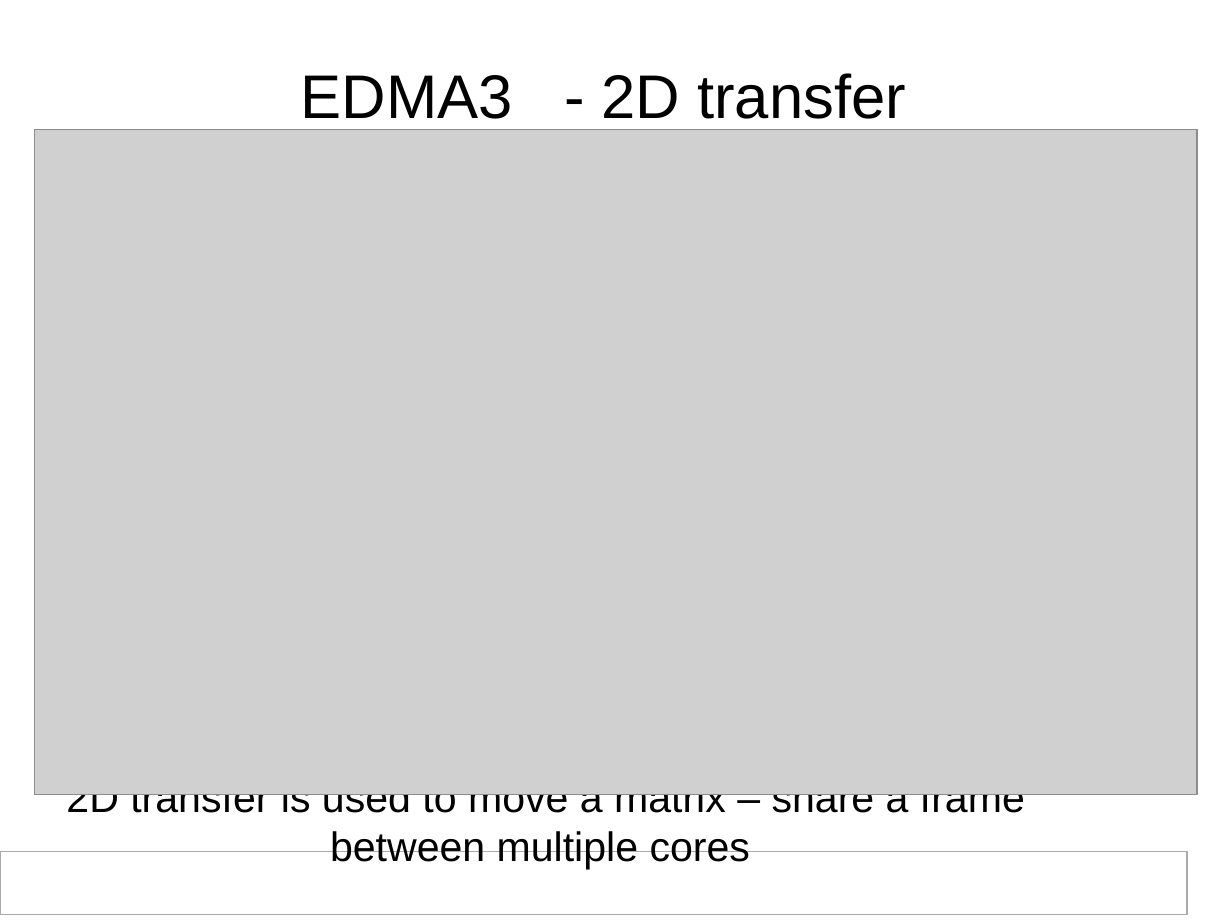
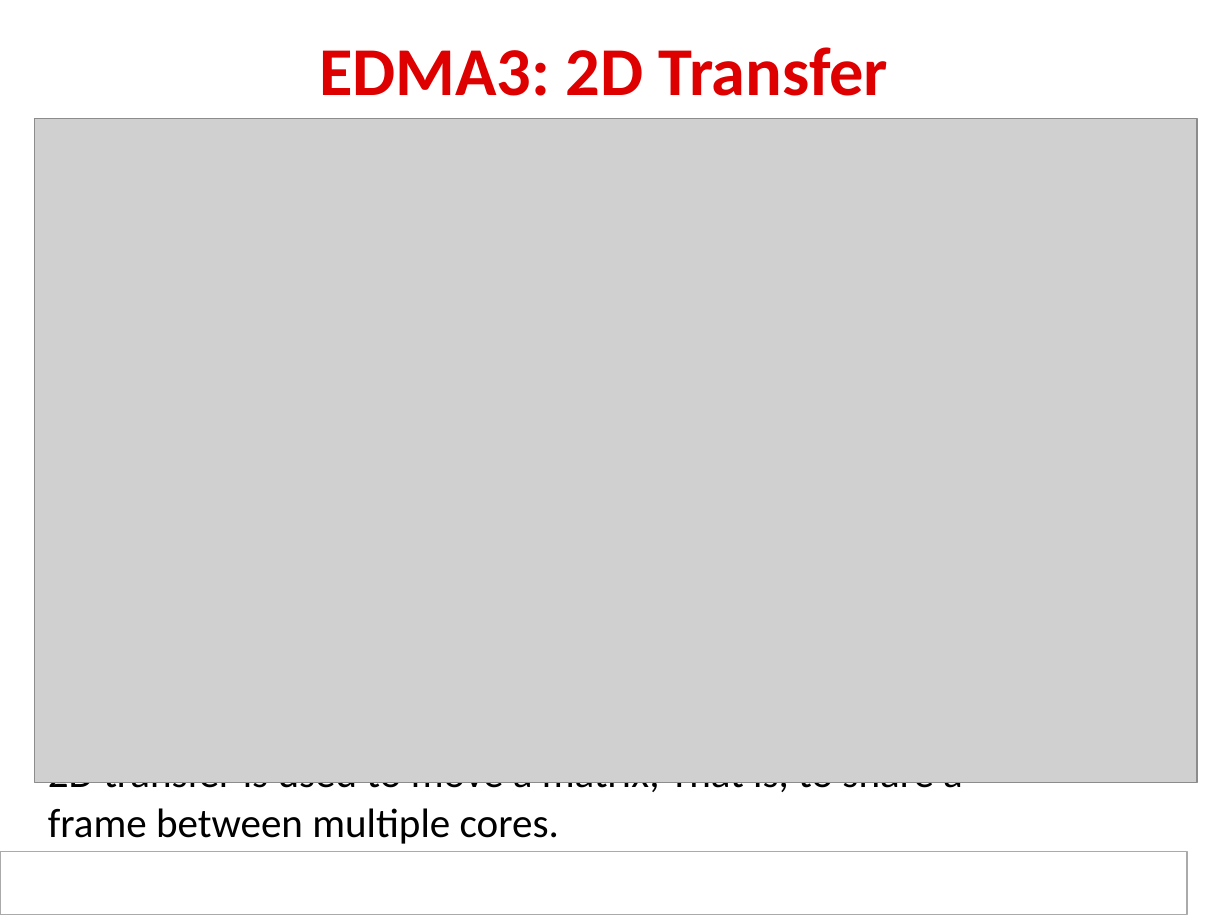
Before and after one commit to hari1989/keystone-workshop, a slide deck: slide 13 of slides/KeyStone SoC Architecture.pptx. Drawn at 1232x924 pixels with LibreOffice and Linux fonts; fonts in the diff are those of the drawing; grey boxes stand for pictures; background and template pictures are left out. Boxes give left, top, right and bottom in pixels: in the first picture for what was removed or moved away, otherwise in the second. Text is boxed around its words. In the diff, an @@ line names an element or a change of style, - is before the commit and + after.

Commit message:
Revised/formatted EDMA3 graphics/slides. RJH

```diff
--- a/slides/KeyStone SoC Architecture.pptx
+++ b/slides/KeyStone SoC Architecture.pptx
@@ text at (319, 47, 888, 96): text changed; size 36 to 40 pt; font Arial to Calibri; text colour #000000 to #DE0000; bold on @@
-EDMA3 - 2D transfer
+EDMA3: 2D Transfer
@@ picture: place and size @@
-picture at (34, 129, 1196, 795)
+picture at (34, 118, 1196, 784)
@@ text at (48, 782, 963, 844): text changed; font Arial to Calibri @@
-2D transfer is used to move a matrix – share a frame between multiple cores
+2D transfer is used to move a matrix; That is, to share a frame between multiple cores.
```
Also in this commit, not shown: 4 other slides changed.
